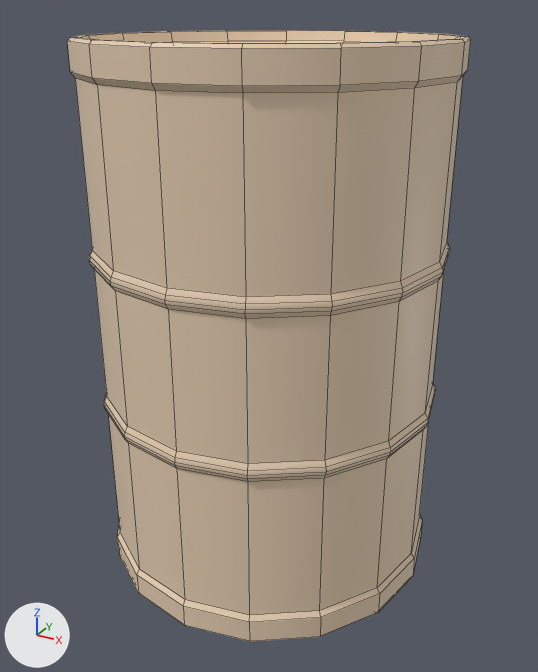
One commit to the FBX model assets/fbx/StandIn_BarrelObstacle.fbx: the scene before it, then after it.
One viewpoint serves both versions: a 50 mm camera at (0.638, -1.163, 1.041) aimed at (0.006, -0.014, 0.466). Every picture has the same lights, and +X, +Y and +Z are marked at lower left. Mesh edges are drawn as thin lines. Where no turn or scale is listed for an object, it has been applied to the vertices.

Objects in the first picture: 'Barrel'.
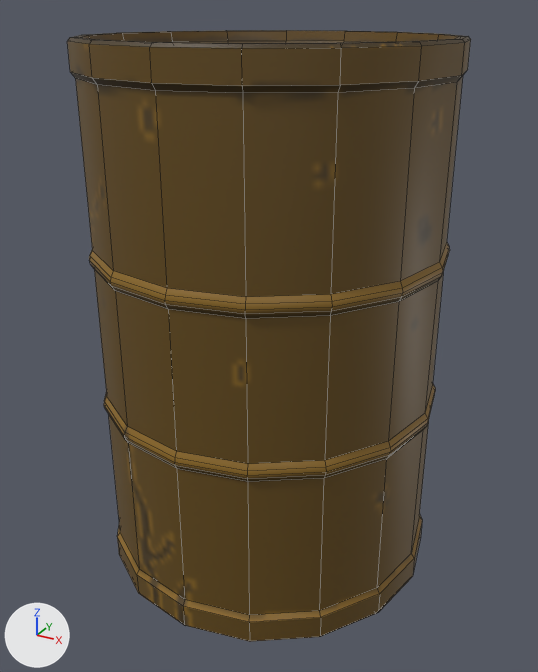
Boxes [x1, y1, x2, y2] around the edits, measured in the pictures (538 x 672 px):
```json
{"object": "Barrel", "change": "surface changed", "before": [67, 30, 471, 642], "after": [67, 30, 471, 642], "on screen": "beige to brown"}
```

Edits to the scene script, one JSON object a line:
```json
{"op": "add", "block": "img_barrelbasic_png", "code": ["img_barrelbasic_png = load_image('BarrelBasic.png', 'BarrelBasic.png', 256, 256, 'sRGB')"]}
{"op": "remove", "block": "mat_obstacletest", "code": "mat_obstacletest.base_color = (0.8, 0.629, 0.455)  # beige #e7d0b4"}
{"op": "add", "block": "mat_obstacletest", "code": "mat_obstacletest.texture = img_barrelbasic_png"}
```
